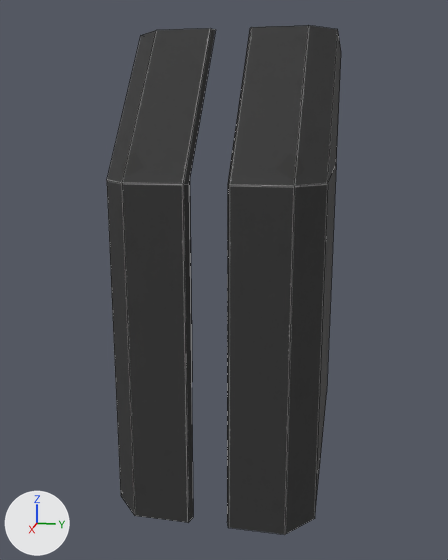
Renders of the FBX model AnotherGangsterHamster/Assets/Models/StageObjects/props/Frame/Btype/Grand_frame_bottom.fbx from each side of a commit.
Rendered twice from a 50 mm lens placed at (8.65, 0.51, 1.6), pointed at (5.76, -0.07, 0.88). Lighting does not change. The marker at lower left points along +X, +Y and +Z. Mesh edges are drawn as thin lines. Where no turn or scale is listed for an object, it has been applied to the vertices.

In view in the first picture: 'Grand_frame_bottom007'.
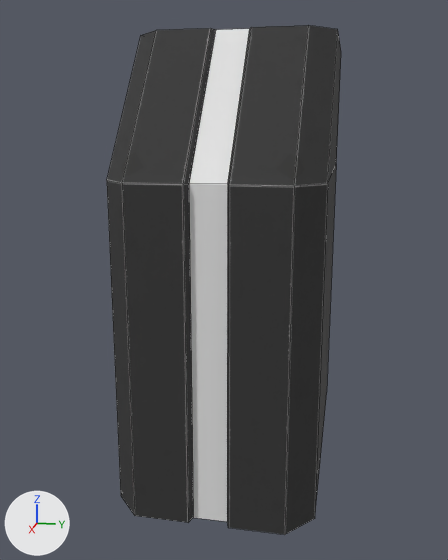
What changed in the scene script:
```text
Add me_light_ncl1_1:
    me_light_ncl1_1.from_pydata([(1.4, 0.07, 1.4), (1.4, -0.07, 1.4), (0.93, 0.07, 2.0), (1.4, -0.07, 0.0), (0.93, -0.07, 2.0), (1.4, 0.07, 0.0)], [], [(0, 2, 4, 1), (0, 1, 3, 5)])
Add ob_light:
    ob_light = bpy.data.objects.new('light', me_light_ncl1_1)
    ob_light.location = (5.0, 0.0, 0.0)
```

Changed parts and their boxes (x1, y1, x2, y2) in the pictures (448 x 560 px):
'light', added: after (189, 29, 250, 522)
